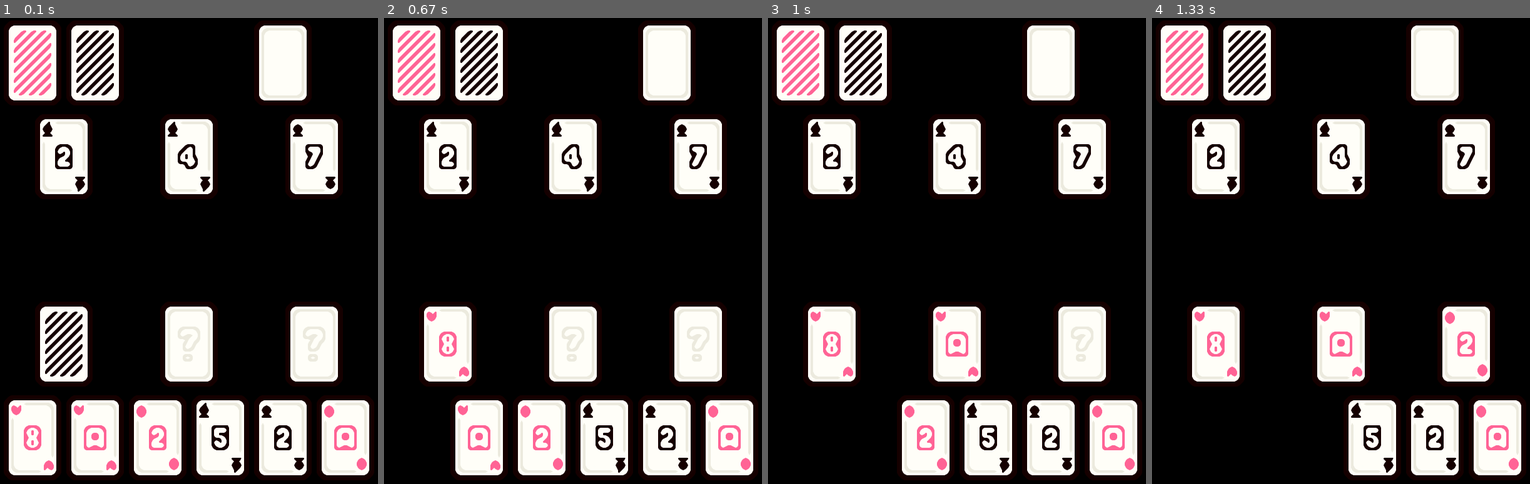
Above: before the commit, frames 1-4 (left to right).
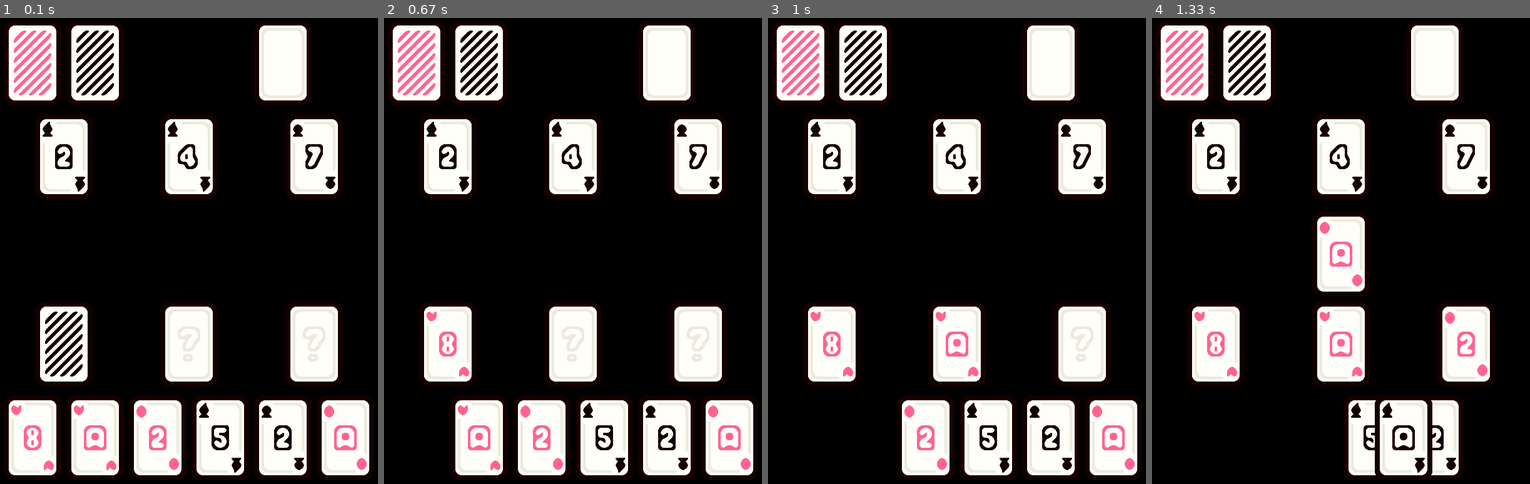
Above: after the commit, the same moments.

Repository: Zomby-Fraser/CastlePyGame
Game: pygame game, started from main.py
Two runs of this game, one before a commit and one after it. Both use one fixed random seed, a clock stepped at 60 frames per second and the inputs below.
Inputs (mouse positions are in pixels of both pictures, inside the frame that each line leads up to):
- Up to frame 1 (0.1 s): no input
- Up to frame 2 (0.67 s): click (418, 437) at 0.38 s
- Up to frame 3 (1 s): click (862, 437) at 0.72 s
- Up to frame 4 (1.33 s): click (1310, 437) at 1.05 s

Frames 1-3 are identical in both runs. In frame 4, 5.6% of the frame differs, in the area x 43-98%, y 42-99%.

Commit message:
place starting card and draw card and set turn

Diff:
--- a/deck.py
+++ b/deck.py
@@ -13,17 +13,24 @@
         self.rank = rank
         self.value = value
 
+    def __str__(self):
+        return f'{self.rank} of {self.suit} with value {self.value}'
+
 # Deck class
 class Deck:
     def __init__(self):
         self.cards = []
         self.build()
 
+    def print_deck(self):
+        for card in self.cards:
+            print(card)
+
     def build(self):
         suits = ["Spades", "Hearts", "Diamonds", "Clubs"]
         ranks = ["Two", "Three", "Four", "Five", "Six", "Seven",
-                 "Eight", "Nine", "Ten", "Jack", "Queen", "King", "Ace", "Back"]
-        values = [2, 3, 4, 5, 6, 7, 8, 9, 10, 11, 12, 13, 14]
+                 "Eight", "Nine", "Ten", "Jack", "Queen", "King", "Ace"]
+        values = [2, 3, 4, 5, 6, 7, 8, 9, 10, 11, 12, 13, 14, 100]
 
         for suit in suits:
             for rank, value in zip(ranks, values):
--- a/main.py
+++ b/main.py
@@ -6,6 +6,7 @@
 
 # Initialize the Pygame font module
 pygame.font.init()
+starting_card = Card("Spade", "Back", 100)
 
 # Create a font object
 font = pygame.font.Font(None, 36)  # Choose the font size
@@ -35,6 +36,8 @@
             window.blit(card_images[("Back",card.suit)], (card_rect[0], card_rect[1]))
         else:
             window.blit(card_images[(card.rank,card.suit)], (card_rect[0], card_rect[1]))
+    for i, card in enumerate(center_pile):
+        window.blit(card_images[(card.rank,card.suit)], (window_x/2-deck.card_width, window_y/2-deck.card_height+50))
 
 def is_card_playable(selected_card, top_pile_card):
     if selected_card.rank in ["Two", "Three", "Seven", "Ten"]:
@@ -52,10 +55,14 @@
 window = pygame.display.set_mode((window_x, window_y))
 pygame.display.set_caption("Card Game")
 
+center_pile = []
+active_player = None
+
 # Game loop
 running = True
 deck = Deck()
 deck.shuffle()
+deck.print_deck()
 card_images = deck.load_card_images('CuteCards.png')
 player = Player()
 computer = Player()
@@ -65,7 +72,7 @@
     for event in pygame.event.get():
         if event.type == pygame.QUIT:
             running = False
-        elif event.type == pygame.MOUSEBUTTONDOWN:
+        elif event.type == pygame.MOUSEBUTTONDOWN and len(player.castle) < 6:
             mouse_x, mouse_y = pygame.mouse.get_pos()
             for i, (card_rect, card) in enumerate(zip(player.hand_rect, player.hand)):
                 if card_rect.collidepoint(mouse_x, mouse_y):
@@ -73,9 +80,9 @@
                     player.castle.append(card)
                     player.hand_rect.pop(i)  # Remove the card's Rect from hand
                     player.hand.pop(i)  # Remove the card from hand
+                    print(len(player.castle))
                     break
     ####Setup the game
-
     #Create both player's initial Castle and their locations on-screen.
     if not player.castle and not computer.castle:
         for i in range(-3, 0):  # i will be -3, -2, -1
@@ -103,6 +110,35 @@
             computer.hand_rect.pop(card_num)  # Remove the card's Rect from hand
             computer.hand.pop(card_num)
 
+    #Place starting pile card
+    if len(computer.castle) == 6 and len(player.castle) == 6:
+        if len(deck.cards) == 34:
+            all_starting_cards = player.hand + computer.hand
+            for card in all_starting_cards:
+                if starting_card.rank != "Four" and (card.rank == "Four" or card.value < starting_card.value):
+                    starting_card = card
+            for i, card in enumerate(player.hand):
+                if card == starting_card:
+                    center_pile.append(card)
+                    player.hand.pop(i)
+                    player.hand_rect.pop(i)
+                    break
+            for i, card in enumerate(computer.hand):
+                if card == starting_card:
+                    center_pile.append(card)
+                    computer.hand.pop(i)
+                    computer.hand_rect.pop(i)
+                    break
+            #Person who played the starting card picks up a new one, and the other person goes
+            if len(player.hand) > len(computer.hand):
+                active_player = "Player 1"
+                computer.hand.append(deck.draw_card())
+                computer.hand_rect.append((400, window_y-800))
+            else:
+                active_player = "Computer 1"
+                player.hand.append(deck.draw_card())
+                player.hand_rect.append((400, window_y-200))
+
     window.fill((0, 0, 0))  # Clear the screen
     draw_cards()  # Draw all cards
     pygame.display.flip()  # Update the display
